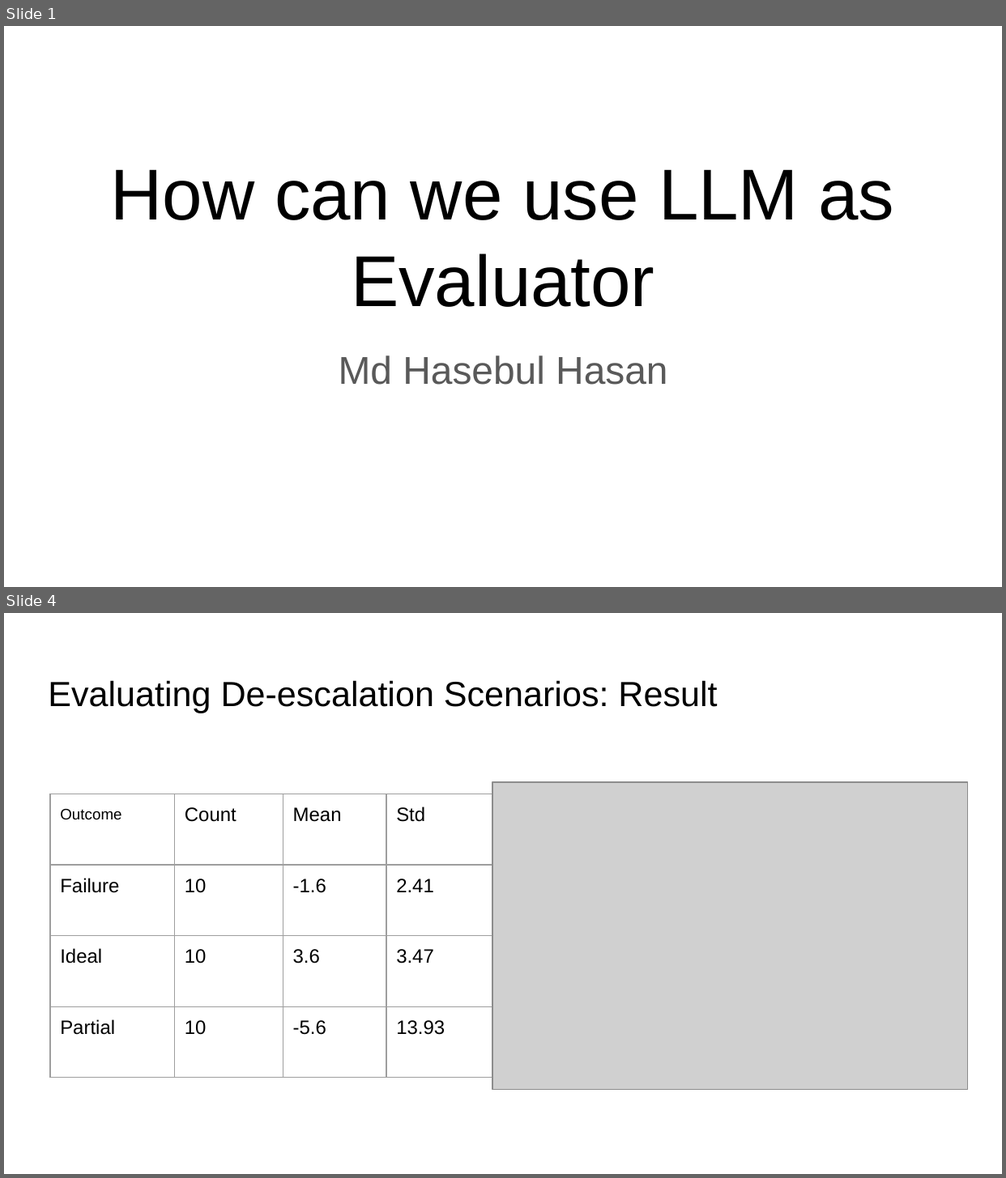
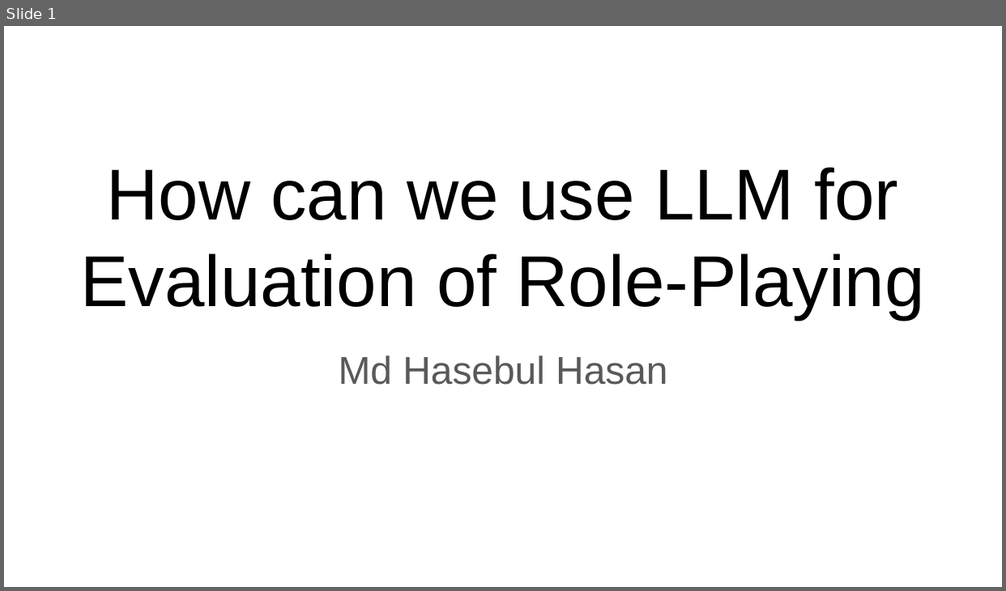
Before and after one commit to Hasebul/DeEscalWild-Benchmark-Farmework, a slide deck: Presentation/De-escalation Training Evaluation Idea.pptx. Shown one above the other, each under a label of ours: slides 1 and 4 before the commit, slide 1 after it; the slides between them are not shown. The pictures are 1006x1178 and 1006x591 pixels, drawn with LibreOffice and Linux fonts; fonts in the diff are those of the drawing; grey boxes stand for pictures. Boxes give left, top, right and bottom in pixels: in the first picture for what was removed or moved away, otherwise in the second. Text is boxed around its words. In the diff, an @@ line names an element or a change of style, - is before the commit and + after.

Commit message:
finish role playing evaluaiton code

```diff
--- a/Presentation/De-escalation Training Evaluation Idea.pptx
+++ b/Presentation/De-escalation Training Evaluation Idea.pptx
@@ slide 4 removed at (x1=4, y1=613, x2=1002, y2=1174), background #FFFFFF @@
@@ title removed at (x1=48, y1=680, x2=717, y2=713) @@
-Evaluating De-escalation Scenarios: Result
@@ picture removed at (x1=492, y1=782, x2=967, y2=1090) @@
@@ table removed at (x1=50, y1=794, x2=494, y2=1077), 4 rows, 4 columns @@
-Outcome | Count | Mean | Std
-Failure | 10 | -1.6 | 2.41
-Ideal | 10 | 3.6 | 3.47
-Partial | 10 | -5.6 | 13.93
@@ slide 1 changed as well @@
@@ title at (x1=81, y1=167, x2=925, y2=319): text changed @@
-How can we use LLM as Evaluator
+How can we use LLM for Evaluation of Role-Playing
```
Also in this commit, not shown: 2 other slides changed, 5 slides added, 3 other slides removed, 2 other files.
